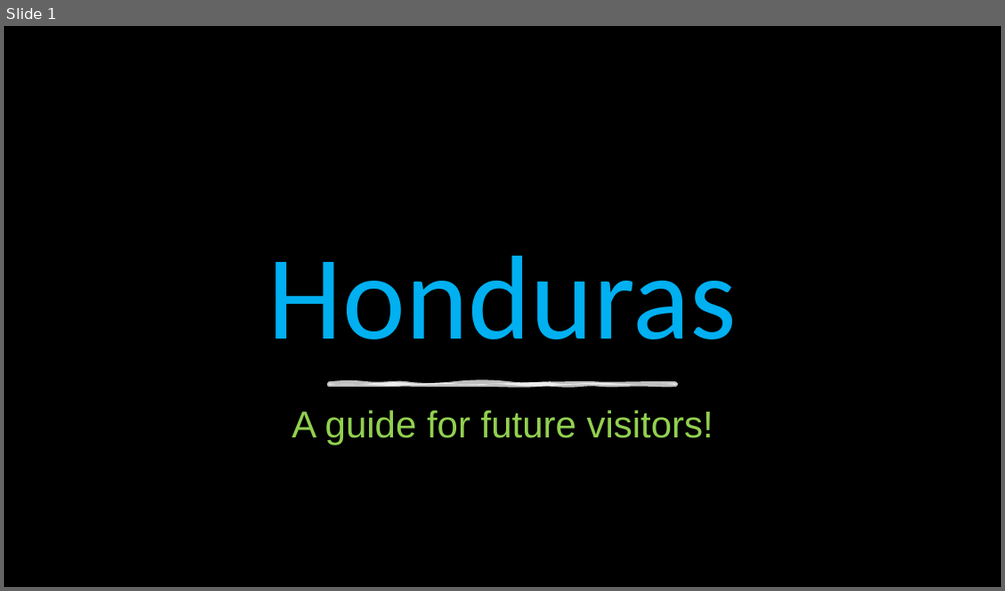
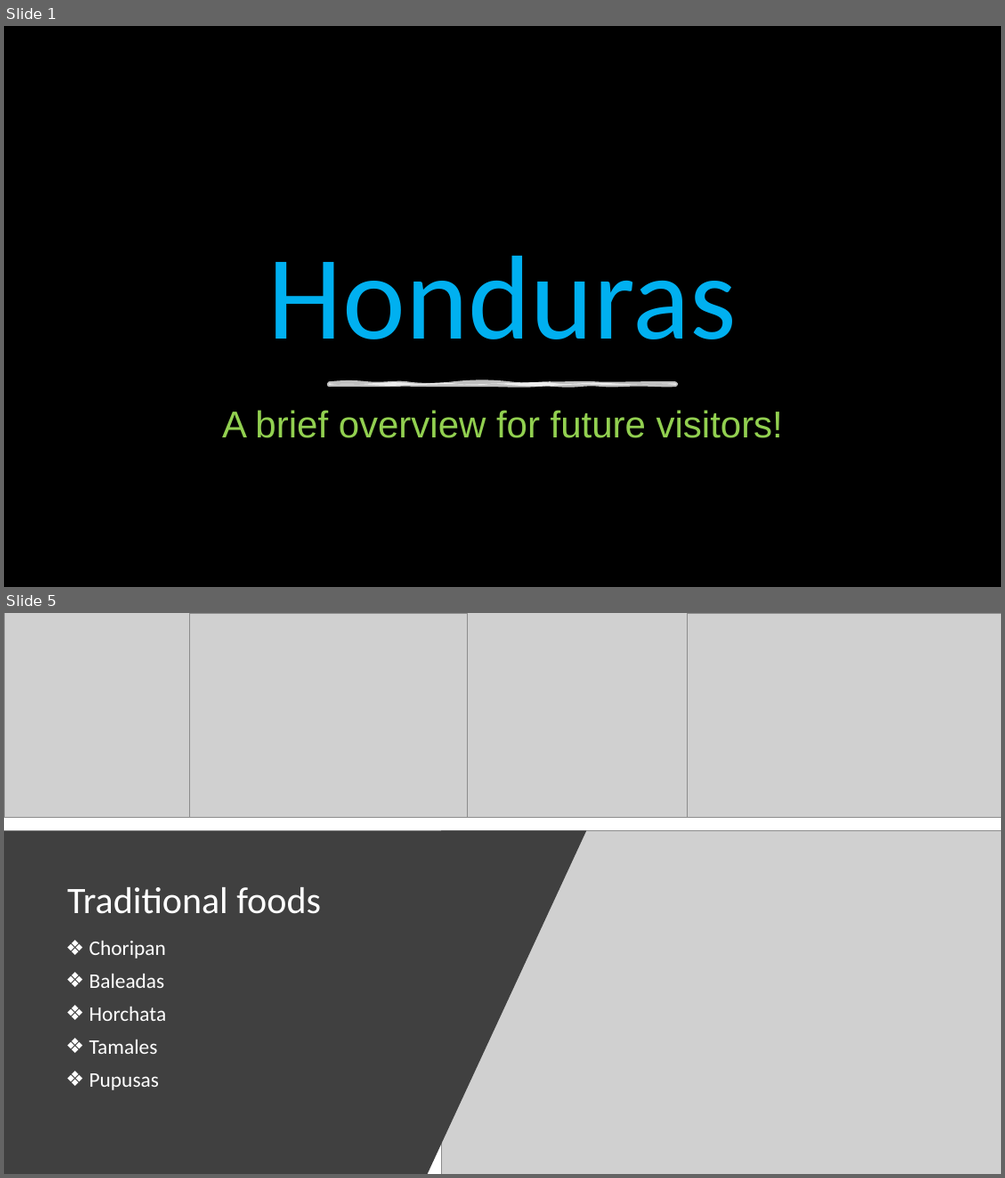
Before and after one commit to EmanuelACS/spanish-language-intro, a slide deck: CountryIntroduction/HondurasPrez.pptx. Shown one above the other, each under a label of ours: slide 1 before the commit, slides 1 and 5 after it; the slides between them are not shown. The pictures are 1005x591 and 1005x1178 pixels, drawn with LibreOffice and Linux fonts; fonts in the diff are those of the drawing; grey boxes stand for pictures; background and template pictures are left out. Boxes give left, top, right and bottom in pixels: in the first picture for what was removed or moved away, otherwise in the second. Text is boxed around its words. In the diff, an @@ line names an element or a change of style, - is before the commit and + after.

```diff
--- a/CountryIntroduction/HondurasPrez.pptx
+++ b/CountryIntroduction/HondurasPrez.pptx
@@ slide 5 added at (4,613,1001,1174), background #454545 @@
@@ rectangle added at (4,613,1001,1174), fill #FFFFFF @@
@@ picture added at (4,613,270,817) @@
@@ picture added at (189,613,467,818) @@
@@ picture added at (386,613,687,817) @@
@@ picture added at (607,613,1001,818) @@
@@ freeform shape added at (4,831,587,1174), fill #404040 @@
@@ picture added at (442,831,1001,1174) @@
@@ title added at (67,887,321,914), 36 pt, text #FFFFFF @@
+Traditional foods
@@ text added at (89,941,167,1090), 20 pt, text #FFFFFF @@
+❖ Choripan
+❖ Baleadas
+❖ Horchata
+❖ Tamales
+❖ Pupusas
@@ slide 1 changed as well @@
@@ subtitle at (222,410,783,438): text changed @@
-A guide for future visitors!
+A brief overview for future visitors!
```
Also in this commit, not shown: 7 other slides added, 5 slides removed, 2 other files.
